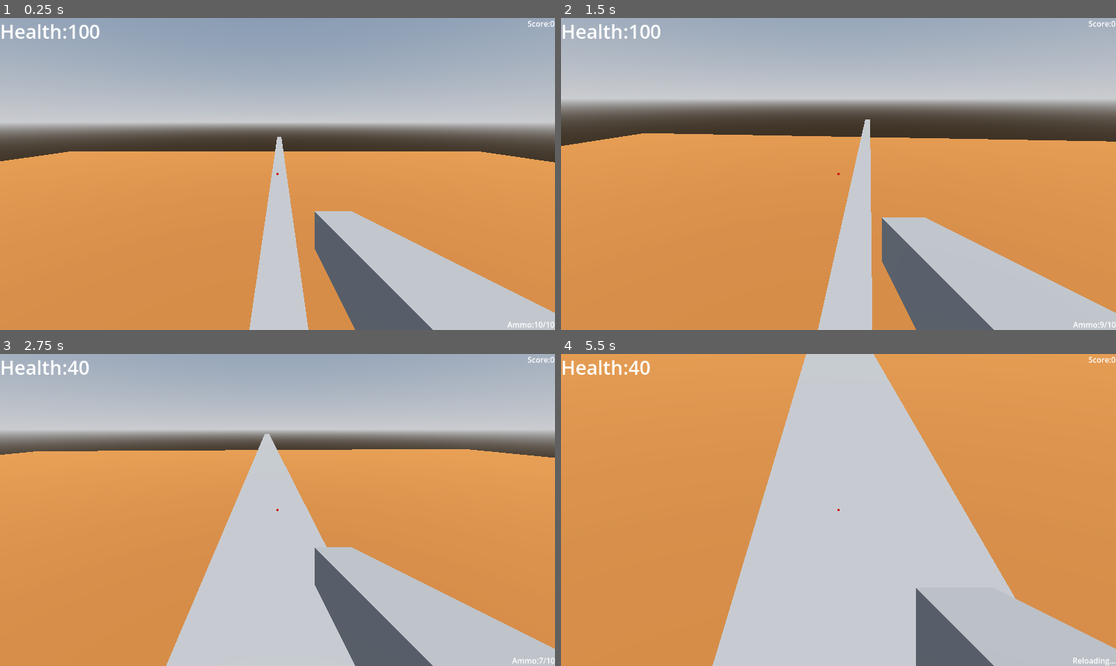
Above: before the commit, frames 1-4 (two rows, left to right).
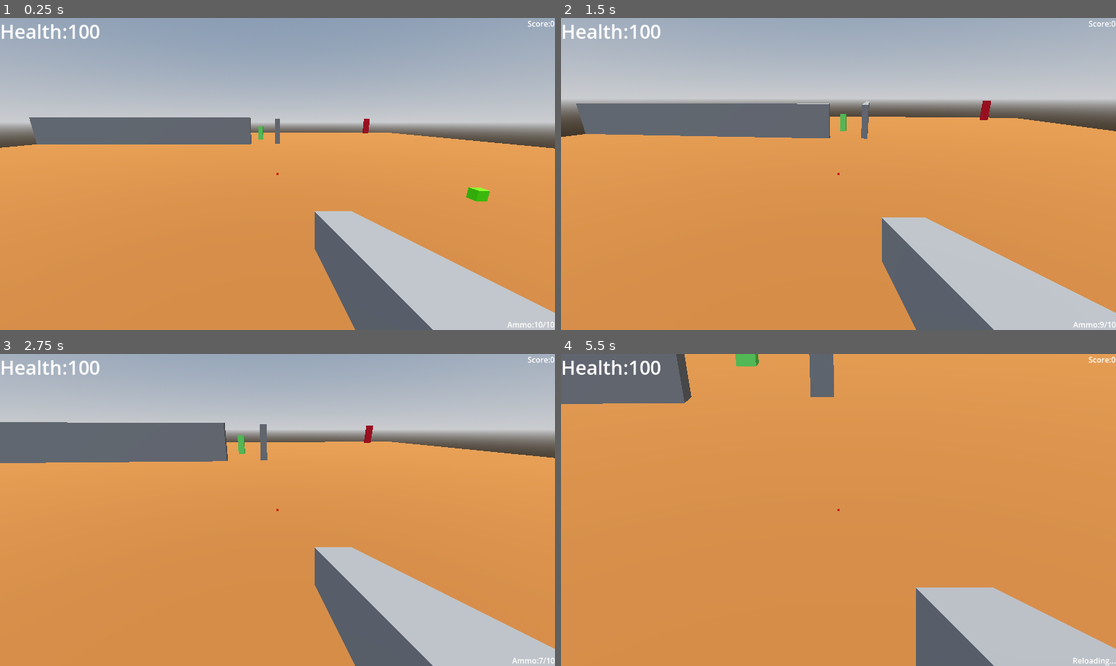
Above: after the commit, the same moments.

Repository: mohsin111111111/pkbg
Game: Godot game, scene res://world.tscn
Two runs of this game, one before a commit and one after it. Both use one fixed random seed, a clock stepped at 60 frames per second and the inputs below.
Inputs (mouse positions are in pixels of both pictures, inside the frame that each line leads up to):
- Up to frame 1 (0.25 s): no input
- Up to frame 2 (1.5 s): tap Enter (ui_accept) at 0.5, 0.77 s; move the mouse to (866, 174) at 0.52 s; hold Up (ui_up) from 0.53 s (still down); click (866, 174) at 0.6 s; move the mouse to (810, 174) at 1.27 s; right-click (810, 174) at 1.35 s
- Up to frame 3 (2.75 s): keep holding Up (ui_up); tap Enter (ui_accept) at 1.52 s; click (249, 510) at 1.55 s; move the mouse to (288, 503) at 2.02 s; click (288, 503) at 2.1 s
- Up to frame 4 (5.5 s): keep holding Up (ui_up); move the mouse to (832, 516) at 2.77 s; tap Shift (sprint) at 2.85 s; tap Enter (ui_accept) at 3.02, 3.77, 4.52 s; click (832, 516) at 3.05 s; move the mouse to (877, 513) at 3.52 s; tap Alt at 3.6 s; click (877, 513) at 3.8 s; tap R (reload) at 4.15 s; move the mouse to (794, 506) at 4.27 s; click (794, 506) at 4.35 s; move the mouse to (844, 510) at 5.02 s; hold Right mouse button (aim) from 5.03 s (still down); click (844, 510) at 5.3 s

The runs differ from the first frame. In frame 1, 11% of the frame differs, in the area x 0-100%, y 31-100%; in frame 2, 11%; in frame 3, 19%; in frame 4, 35%, in the area x 0-82%, y 0-100%.

Commit message:
i made 2 types of enemies and hidden key

Diff:
--- a/enemy.gd
+++ b/enemy.gd
@@ -2,6 +2,9 @@
 const SPEED = 3
 var health = 3
 var gravity = ProjectSettings.get_setting("physics/3d/default_gravity")
+@export var holds_key= false
+@export var is_guard = false
+var key_blueprint = preload("res://red_key.tscn")
 #var speed = 2.0
 @onready var player = get_tree().get_first_node_in_group("Player")
 #@onready var nav_agent = $'NavigationAgent3D'
@@ -9,18 +12,26 @@
 	if not is_on_floor():
 		velocity.y -= gravity * delta
 	if player !=null:
-		var direction = global_position.direction_to(player.global_position)
-		direction.y = 0
+		if is_guard == false:
+			var direction = global_position.direction_to(player.global_position)
+			direction.y = 0
 		#nav_agent.target_position = player.global_position
 		#var next_location = nav_agent.get_next_path_position()
 		#var direction = (next_location-global_position).normalized()
-		velocity.x = direction.x * SPEED
-		velocity.z = direction.z * SPEED
+			velocity.x = direction.x * SPEED
+			velocity.z = direction.z * SPEED
+	elif is_guard == true:
+		velocity.x = 0
+		velocity.z = 0
 		look_at(Vector3(player.global_position.x, global_position.y, player.global_position.z),Vector3.UP)
-	move_and_slide()
+		move_and_slide()
 func take_damage():
 	health -= 1
 	if health <= 0:
+		if holds_key == true:
+			var dropped_key = key_blueprint.instantiate()
+			get_parent().add_child(dropped_key)
+			dropped_key.global_position = self.global_position +  Vector3(0,1,0)
 		player.add_score(1)
 		queue_free()
 
--- a/red_door.tscn
+++ b/red_door.tscn
@@ -19,7 +19,8 @@
 shape = SubResource("BoxShape3D_egxfp")
 
 [node name="CSGBox3D" type="CSGBox3D" parent="." unique_id=1980241472]
-size = Vector3(2, 3, 0.5)
+transform = Transform3D(1, 0, 0, 0, 1, 0, 0, 0, 1, 0, 0.2030698, 0)
+size = Vector3(2, 5.3, 0.5)
 material = SubResource("StandardMaterial3D_82bcw")
 
 [node name="UnblockZone" type="Area3D" parent="." unique_id=1034199926]
--- a/red_key.tscn
+++ b/red_key.tscn
@@ -6,13 +6,13 @@
 albedo_color = Color(0.81182367, 0, 0.19985673, 1)
 
 [sub_resource type="BoxShape3D" id="BoxShape3D_h1rak"]
-size = Vector3(0.2, 0.2, 0.2)
+size = Vector3(0.8, 0.3, 0.2)
 
 [node name="RedKey" type="Area3D" unique_id=1592518867]
 script = ExtResource("1_h1rak")
 
 [node name="CSGBox3D" type="CSGBox3D" parent="." unique_id=1111375354]
-size = Vector3(0.2, 0.2, 0.2)
+size = Vector3(0.8, 0.3, 0.2)
 material = SubResource("StandardMaterial3D_rg3ii")
 
 [node name="CollisionShape3D" type="CollisionShape3D" parent="." unique_id=611034988]
--- a/spawner.tscn
+++ b/spawner.tscn
@@ -6,7 +6,7 @@
 script = ExtResource("1_yp5lu")
 
 [node name="Timer" type="Timer" parent="." unique_id=1666078668]
-wait_time = 3.0
+wait_time = 20.121000000000002
 autostart = true
 
 [connection signal="timeout" from="Timer" to="." method="_on_timer_timeout"]
--- a/world.tscn
+++ b/world.tscn
@@ -33,35 +33,37 @@
 [node name="World" type="Node3D" unique_id=386800679]
 
 [node name="Wall" type="CSGBox3D" parent="." unique_id=1504372625]
-transform = Transform3D(1, 0, 0, 0, 1, 0, 0, 0, 1, -29.882172, 2.6414886, 0)
+transform = Transform3D(1, 0, 0, 0, 1, 0, 0, 0, 1, -27.709381, 2.1698432, 0)
 use_collision = true
-size = Vector3(40, 5.308, 1)
+size = Vector3(44.34558, 5.308, 1)
 
 [node name="Wall2" type="CSGBox3D" parent="." unique_id=1605407375]
-transform = Transform3D(0.008726561, 0, 0.9999619, 0, 1, 0, -0.9999619, 0, 0.008726561, 0.22097781, 1.2308655, -25.321474)
+transform = Transform3D(0.008726561, 0, 0.9999619, 0, 1, 0, -0.9999619, 0, 0.008726561, 0.22097781, 2.0475225, -25.321474)
 use_collision = true
-size = Vector3(49.307404, 3.461731, 1)
+size = Vector3(49.307, 5.3, 1)
 
 [node name="RedDoor" parent="." unique_id=1907407992 instance=ExtResource("1_aqk2v")]
-transform = Transform3D(1, 0, 0, 0, 1, 0, 0, 0, 1, 0, 2.0585194, 3.394)
+transform = Transform3D(1, 0, 0, 0, 1, 0, 0, 0, 1, 33.346687, 2.2695026, -35.71488)
 
 [node name="WorldEnvironment" type="WorldEnvironment" parent="." unique_id=823052327]
 environment = SubResource("Environment_aqk2v")
 
 [node name="Enemy" parent="." unique_id=520630786 instance=ExtResource("2_fj7yv")]
-transform = Transform3D(1, 0, 0, 0, 1, 0, 0, 0, 1, 2.936141, 1.5, -4.105901)
+transform = Transform3D(1, 0, 0, 0, 1, 0, 0, 0, 1, -3.8645117, 1.5, -5.3083224)
 
 [node name="Enemy2" parent="." unique_id=1530459836 instance=ExtResource("2_fj7yv")]
-transform = Transform3D(1, 0, 0, 0, 1, 0, 0, 0, 1, 7, 2, 2)
+transform = Transform3D(1, 0, 0, 0, 1, 0, 0, 0, 1, -40.22572, 0.7687483, -32.870373)
+holds_key = true
+is_guard = true
 
 [node name="Enemy3" parent="." unique_id=1648178145 instance=ExtResource("2_fj7yv")]
-transform = Transform3D(1, 0, 0, 0, 1, 0, 0, 0, 1, -5, 2, 5)
+transform = Transform3D(1, 0, 0, 0, 1, 0, 0, 0, 1, -32.51987, 0.851923, -41.061012)
 
 [node name="DirectionalLight3D" type="DirectionalLight3D" parent="." unique_id=1298992977]
 transform = Transform3D(1, 0, 0, 0, 0.060421377, 0.99817294, 0, -0.99817294, 0.060421377, 0, 5.9280605, 0)
 
 [node name="Player" type="CharacterBody3D" parent="." unique_id=1003812761 groups=["Player"]]
-transform = Transform3D(1, 0, 0, 0, 1, 0, 0, 0, 1, 0, 3.164456, 0)
+transform = Transform3D(1, 0, 0, 0, 1, 0, 0, 0, 1, 0, -0.4266138, 42.851112)
 script = ExtResource("1_f3sb7")
 
 [node name="CollisionShape3D" type="CollisionShape3D" parent="Player" unique_id=91415920]
@@ -143,7 +145,8 @@
 transform = Transform3D(1, 0, 0, 0, 1, 0, 0, 0, 1, 9.2036705, 0.7499995, 34.024326)
 
 [node name="RedKey" parent="." unique_id=1592518867 instance=ExtResource("5_036b0")]
-transform = Transform3D(1, 0, 0, 0, 1, 0, 0, 0, 1, -2.5515552, 0.6, 4.6700974)
+transform = Transform3D(1, 0, 0, 0, 1, 0, 0, 0, 1, -43.30422, 0.6, -42.87872)
+visible = false
 
 [node name="Barrrel" parent="." unique_id=705147351 instance=ExtResource("6_dwbse")]
 transform = Transform3D(1, 0, 0, 0, 1, 0, 0, 0, 1, -21.273579, 1.6136703, 33.02619)
